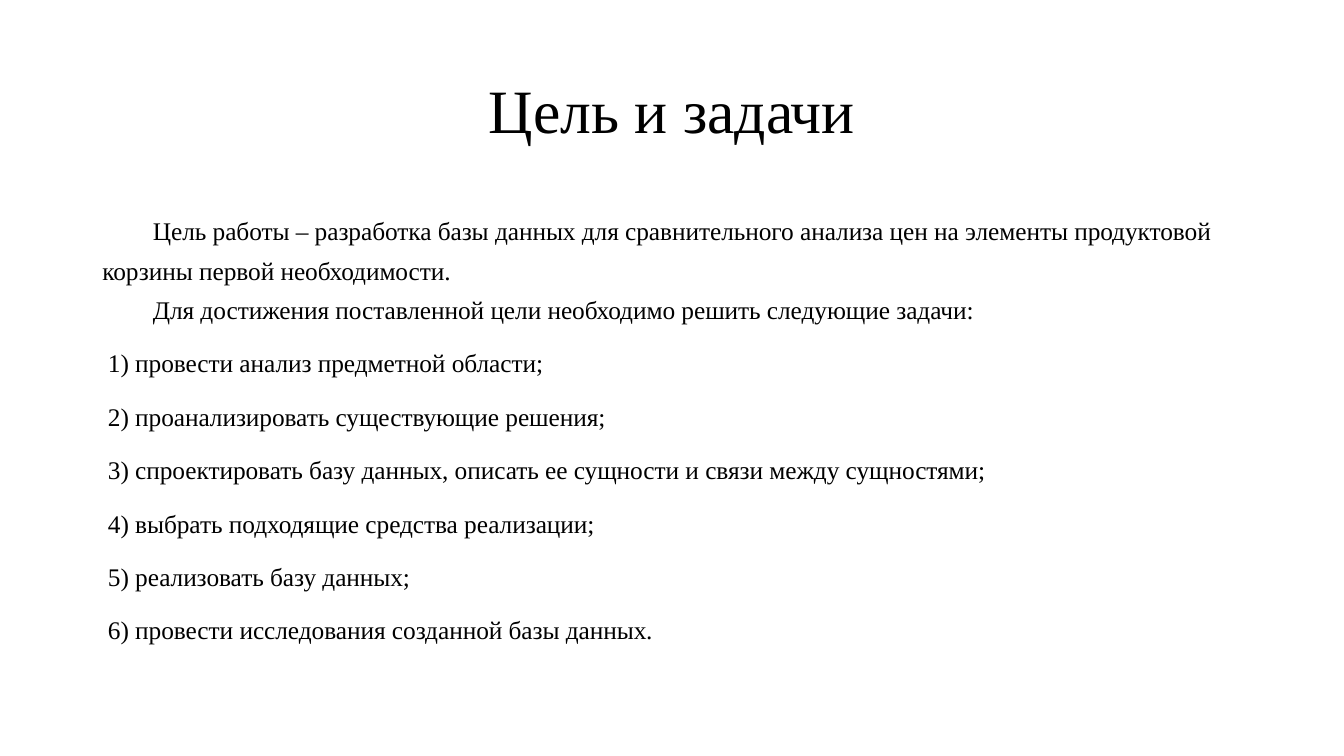
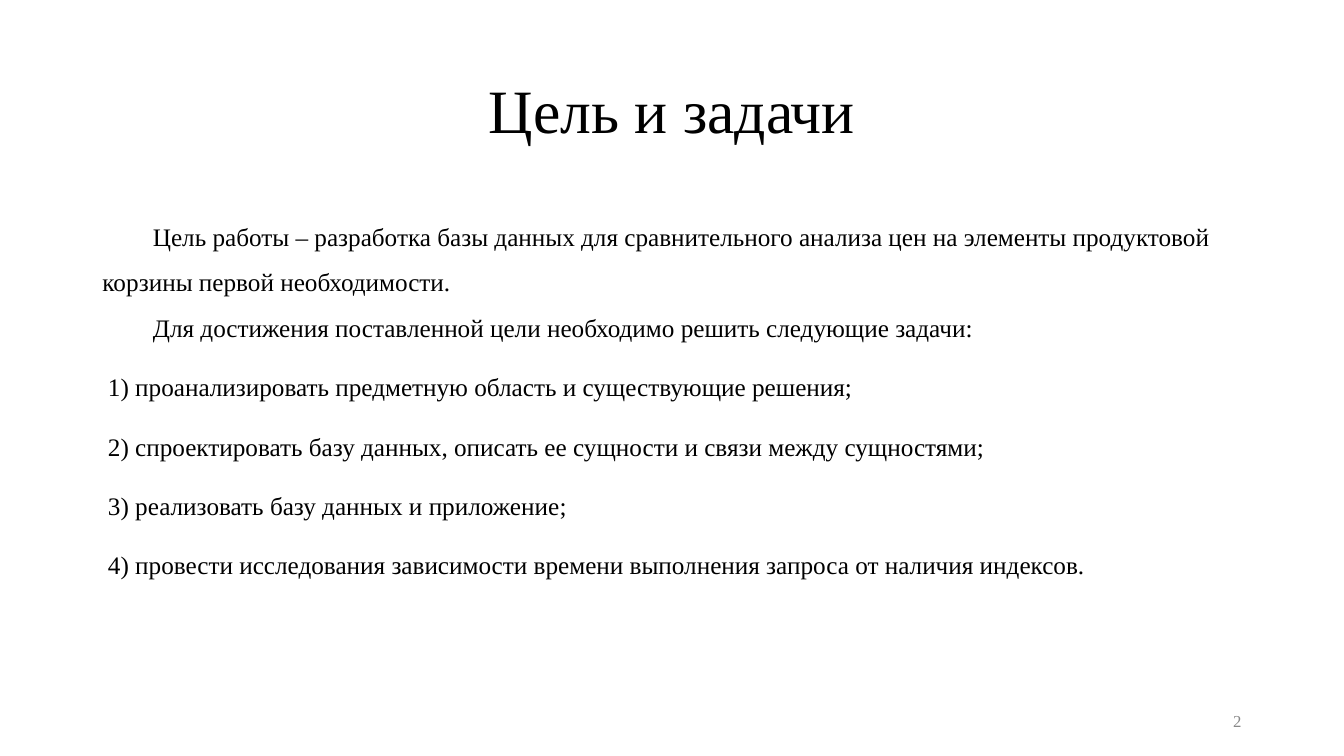
Before and after one commit to nikitalystsev/db_course, a slide deck: slide 2 of docs/presentation/pres.pptx. Drawn at 1344x756 pixels with LibreOffice and Linux fonts; fonts in the diff are those of the drawing. Boxes give left, top, right and bottom in pixels: in the first picture for what was removed or moved away, otherwise in the second. Text is boxed around its words. In the diff, an @@ line names an element or a change of style, - is before the commit and + after.

```diff
--- a/docs/presentation/pres.pptx
+++ b/docs/presentation/pres.pptx
@@ text at [102, 228, 1209, 462]: line spacing 1.3 to 1.5 @@
@@ text at [135, 378, 852, 402]: text changed @@
-1) провести анализ предметной области;
-2) проанализировать существующие решения;
+1) проанализировать предметную область и существующие решения;
@@ text at [135, 497, 1084, 580]: text changed @@
-4) выбрать подходящие средства реализации;
-5) реализовать базу данных;
-6) провести исследования созданной базы данных.
+3) реализовать базу данных и приложение;
+4) провести исследования зависимости времени выполнения запроса от наличия индексов.
@@ page number added at [1233, 716, 1241, 727], 12 pt, text #888888 @@
+2
```
Also in this commit, not shown: 14 other slides changed, 53 other files.
